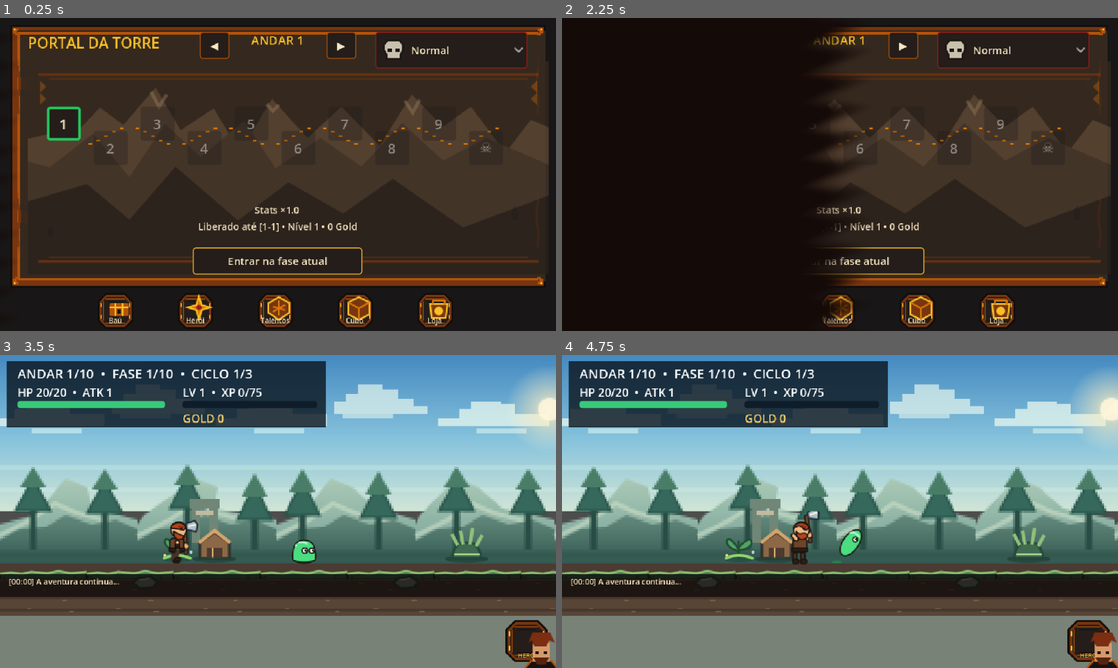
Above: before the commit, frames 1-4 (two rows, left to right).
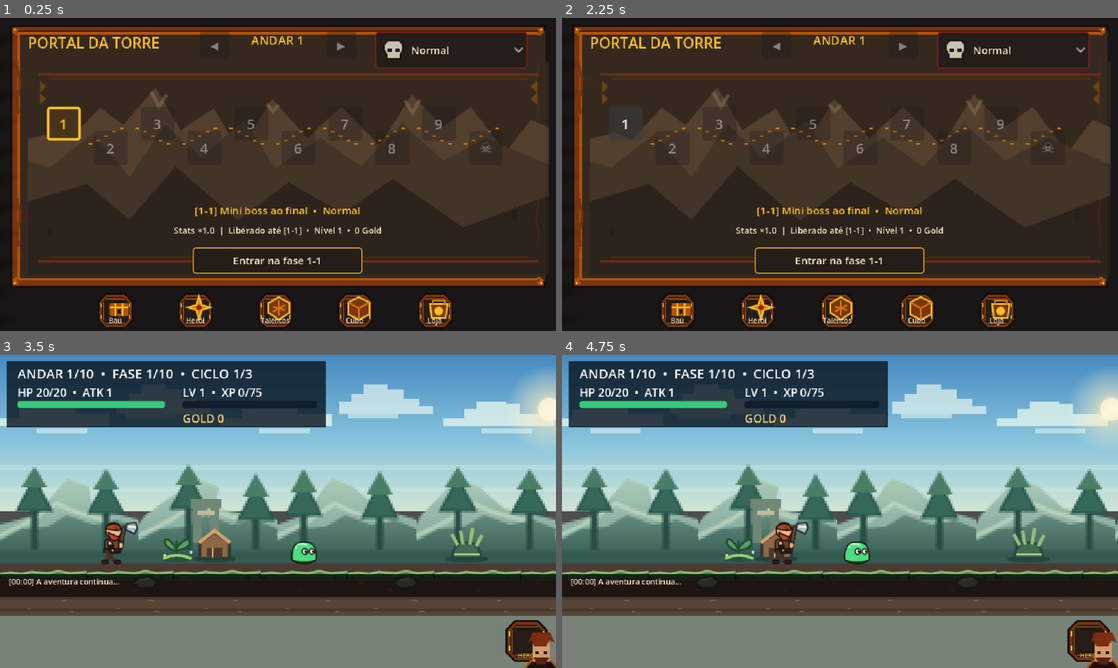
Above: after the commit, the same moments.

Repository: LucasSMFerreira/IdleAdventure
Game: Godot game, scene res://scenes/menu.tscn
Same seed, same stepped clock (60 frames per second), same inputs: the game is played once before the commit and once after it.
Inputs (mouse positions are in pixels of both pictures, inside the frame that each line leads up to):
- Up to frame 1 (0.25 s): no input
- Up to frame 2 (2.25 s): click (778, 46) at 0.5 s, where only the run before the commit has a clickable "◀"; click (901, 46) at 1.25 s, where only the run before the commit has a clickable "▶"; click "1" at 2 s
- Up to frame 3 (3.5 s): click (278, 599) at 2.75 s, where only the run after the commit has a clickable "Entrar na fase 1-1"
- Up to frame 4 (4.75 s): tap Enter at 3.5 s; move the mouse to (962, 495) at 3.52 s; hold Right 3.53-4.25 s; tap F at 3.6 s; click (962, 495) at 3.67 s; drag from (728, 527) to (851, 545) at 4.27 s

The runs differ from the first frame. In frame 1, 2.4% of the frame differs, in the area x 8-69%, y 4-82%; in frame 2, 39%, in the area x 2-69%, y 2-99%; in frame 3, 3.0%; in frame 4, 2.0%.

Commit message:
Melhora selecao de fases no menu

Diff:
--- a/scenes/ui/portal_map.gd
+++ b/scenes/ui/portal_map.gd
@@ -3,10 +3,15 @@
 const DIFFICULTIES: Array[String] = ["Normal", "Pesadelo", "Inferno", "Tormento"]
 const ICONS: Array[String] = ["icon_bone_skull", "icon_cyan_skull", "icon_red_skull", "icon_horned_skull"]
 const DETAILS: Array[String] = ["Stats ×1.0", "Stats ×2.5 • Drop +50%", "Stats ×5.0 • Raro garantido", "Stats ×10.0 • Drops únicos"]
-var shown_floor := 1
+var shown_floor: int = 1
+var selected_stage: int = 1
 var map_panel: NinePatchRect
 var floor_label: Label
 var status: Label
+var stage_details: Label
+var enter_button: Button
+var previous_floor_button: Button
+var next_floor_button: Button
 var nodes: Array[Button] = []
 var transition: ColorRect
 
@@ -15,10 +20,10 @@
 	UIFactory.backdrop(self)
 	map_panel = UIFactory.frame(self, Vector2(12, 8), Vector2(616, 302), false, true)
 	UIFactory.text(map_panel, "PORTAL DA TORRE", Vector2(20, 8), Vector2(230, 24), 17, DarkTheme.GOLD)
-	UIFactory.action(map_panel, "◀", Vector2(218, 8), Vector2(34, 25), _change_floor.bind(-1))
+	previous_floor_button = UIFactory.action(map_panel, "◀", Vector2(218, 8), Vector2(34, 25), _change_floor.bind(-1))
 	floor_label = UIFactory.text(map_panel, "", Vector2(258, 8), Vector2(100, 25), 14, DarkTheme.GOLD)
 	floor_label.horizontal_alignment = HORIZONTAL_ALIGNMENT_CENTER
-	UIFactory.action(map_panel, "▶", Vector2(364, 8), Vector2(34, 25), _change_floor.bind(1))
+	next_floor_button = UIFactory.action(map_panel, "▶", Vector2(364, 8), Vector2(34, 25), _change_floor.bind(1))
 	var map_art := TextureRect.new()
 	map_art.texture = load("res://assets/ui/portal_map_bg.svg")
 	map_art.position = Vector2(20, 42)
@@ -52,12 +57,14 @@
 		button.position = position_value
 		button.size = Vector2(39, 39)
 		button.text = "☠" if stage == 10 else str(stage)
-		button.pressed.connect(_start.bind(stage))
+		button.pressed.connect(_select_stage.bind(stage))
 		map_panel.add_child(button)
 		nodes.append(button)
-	status = UIFactory.text(map_panel, "", Vector2(25, 205), Vector2(565, 52), 11, DarkTheme.TEXT)
+	stage_details = UIFactory.text(map_panel, "", Vector2(25, 205), Vector2(565, 22), 12, DarkTheme.GOLD)
+	stage_details.horizontal_alignment = HORIZONTAL_ALIGNMENT_CENTER
+	status = UIFactory.text(map_panel, "", Vector2(25, 229), Vector2(565, 23), 10, DarkTheme.TEXT)
 	status.horizontal_alignment = HORIZONTAL_ALIGNMENT_CENTER
-	UIFactory.action(map_panel, "Entrar na fase atual", Vector2(210, 256), Vector2(195, 30), _start_current, DarkTheme.GOLD)
+	enter_button = UIFactory.action(map_panel, "", Vector2(210, 256), Vector2(195, 30), _start_selected, DarkTheme.GOLD)
 	UIFactory.navigation(self, _open_module)
 	transition = ColorRect.new()
 	transition.color = Color.WHITE
@@ -71,26 +78,40 @@
 	transition.z_index = 100
 	add_child(transition)
 	shown_floor = clampi(EstadoJogo.andar_escolhido, 1, _last_floor())
+	selected_stage = clampi(EstadoJogo.fase_escolhida, 1, _last_unlocked_stage(shown_floor))
 	refresh()
 
 func _last_floor() -> int:
 	return mini(Progressao.TOTAL_ANDARES, int((EstadoJogo.maior_fase_liberada - 1) / Progressao.FASES_POR_ANDAR) + 1)
 
+func _last_unlocked_stage(floor_number: int) -> int:
+	return clampi(EstadoJogo.maior_fase_liberada - (floor_number - 1) * Progressao.FASES_POR_ANDAR, 1, Progressao.FASES_POR_ANDAR)
+
 func refresh() -> void:
 	floor_label.text = "ANDAR %d" % shown_floor
-	var current_stage := (EstadoJogo.maior_fase_liberada - 1) % 10 + 1 if shown_floor == _last_floor() else 10
+	previous_floor_button.disabled = shown_floor == 1
+	next_floor_button.disabled = shown_floor == _last_floor()
+	selected_stage = clampi(selected_stage, 1, _last_unlocked_stage(shown_floor))
 	for index: int in range(nodes.size()):
 		var stage := index + 1
-		var unlocked := (shown_floor - 1) * 10 + stage <= EstadoJogo.maior_fase_liberada
+		var unlocked := stage <= _last_unlocked_stage(shown_floor)
 		var button := nodes[index]
 		button.disabled = not unlocked
-		var border := DarkTheme.CRIMSON if stage == 10 else (Color("22c55e") if stage == current_stage and shown_floor == _last_floor() else Color("e5e7eb"))
-		button.add_theme_stylebox_override("normal", DarkTheme.panel(Color("241d19"), border, 3))
-		button.add_theme_color_override("font_color", DarkTheme.GOLD if stage == 10 else DarkTheme.TEXT)
-	status.text = "%s\nLiberado até [%d-%d] • Nível %d • %d Gold" % [DETAILS[EstadoJogo.difficulty_selected], _last_floor(), (EstadoJogo.maior_fase_liberada - 1) % 10 + 1, EstadoJogo.nivel, EstadoJogo.gold]
+		var border := DarkTheme.GOLD if stage == selected_stage else (DarkTheme.CRIMSON if stage == 10 else Color("867665"))
+		button.add_theme_stylebox_override("normal", DarkTheme.panel(Color("48331d") if stage == selected_stage else Color("241d19"), border, 3))
+		button.add_theme_color_override("font_color", DarkTheme.GOLD if stage == 10 or stage == selected_stage else DarkTheme.TEXT)
+		button.tooltip_text = ("Andar %d · Fase %d%s" % [shown_floor, stage, " · Rei Orc" if stage == 10 else " · Mini boss"]) if unlocked else "Conclua a fase anterior para liberar"
+	stage_details.text = "[%d-%d] %s  •  %s" % [shown_floor, selected_stage, "Rei Orc" if selected_stage == 10 else "Mini boss ao final", DIFFICULTIES[EstadoJogo.difficulty_selected]]
+	status.text = "%s  |  Liberado até [%d-%d]  •  Nível %d  •  %d Gold" % [DETAILS[EstadoJogo.difficulty_selected], _last_floor(), _last_unlocked_stage(_last_floor()), EstadoJogo.nivel, EstadoJogo.gold]
+	enter_button.text = "Entrar na fase %d-%d" % [shown_floor, selected_stage]
+
+func _select_stage(stage: int) -> void:
+	selected_stage = stage
+	refresh()
 
 func _change_floor(direction: int) -> void:
 	shown_floor = clampi(shown_floor + direction, 1, _last_floor())
+	selected_stage = 1 if direction > 0 else _last_unlocked_stage(shown_floor)
 	refresh()
 
 func _difficulty_changed(index: int) -> void:
@@ -98,16 +119,17 @@
 	refresh()
 
 func _start(stage: int) -> void:
-	if not EstadoJogo.selecionar_fase(shown_floor, stage): return
+	if not EstadoJogo.selecionar_fase(shown_floor, stage):
+		return
+	enter_button.disabled = true
 	var tween := create_tween()
 	var transition_material := transition.material as ShaderMaterial
 	tween.tween_property(transition_material, "shader_parameter/progress", 1.0, 0.35)
 	await tween.finished
 	get_tree().change_scene_to_file("res://scenes/world/wildlands_road.tscn")
 
-func _start_current() -> void:
-	shown_floor = _last_floor()
-	_start((EstadoJogo.maior_fase_liberada - 1) % 10 + 1)
+func _start_selected() -> void:
+	_start(selected_stage)
 
 func _open_module(module: String) -> void:
 	UIFactory.open_module(self, module)
